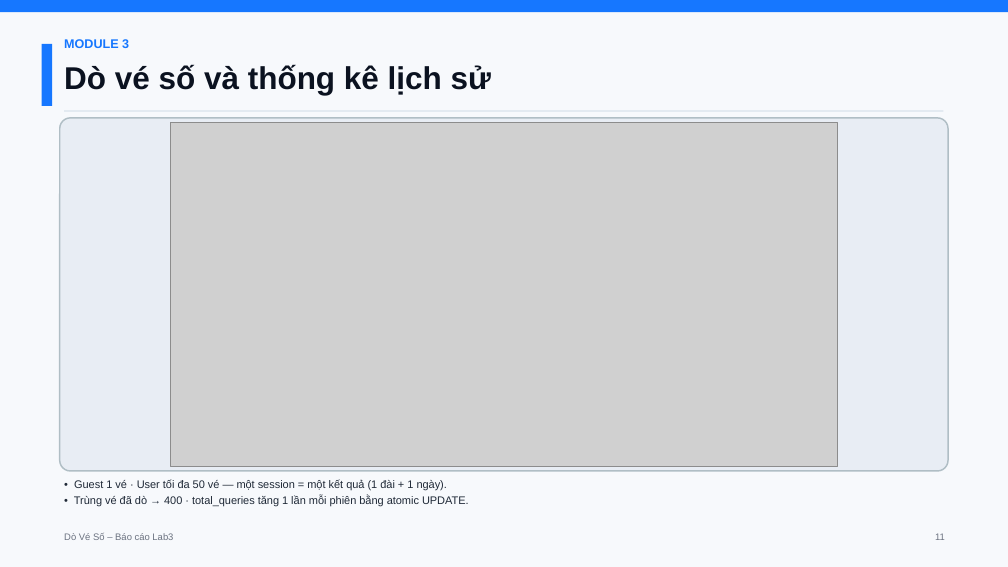
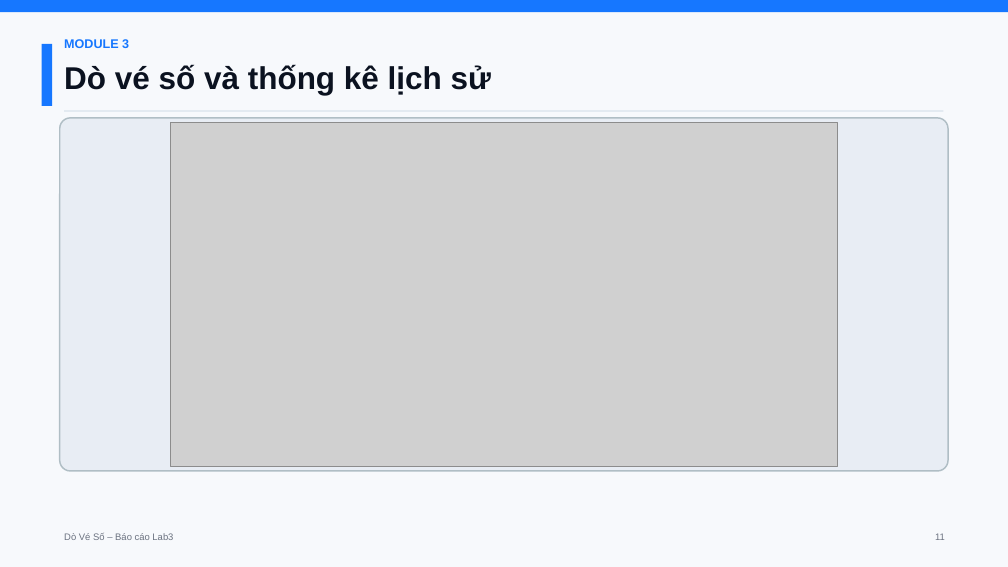
Before and after one commit to Stratoze/lab301, a slide deck: slide 11 of Task 9/Presentation/DoVeSo_BaoCao_Lab3.pptx. Drawn at 1008x567 pixels with LibreOffice and Linux fonts; fonts in the diff are those of the drawing; grey boxes stand for pictures. Boxes give left, top, right and bottom in pixels: in the first picture for what was removed or moved away, otherwise in the second. Text is boxed around its words. In the diff, an @@ line names an element or a change of style, - is before the commit and + after.

```diff
--- a/Task 9/Presentation/DoVeSo_BaoCao_Lab3.pptx
+++ b/Task 9/Presentation/DoVeSo_BaoCao_Lab3.pptx
@@ text removed at (74, 479, 469, 507) @@
-• Guest 1 vé · User tối đa 50 vé — một session = một kết quả (1 đài + 1 ngày).
-• Trùng vé đã dò → 400 · total_queries tăng 1 lần mỗi phiên bằng atomic UPDATE.
```
Also in this commit, not shown: 11 other slides changed, 6 other files.
